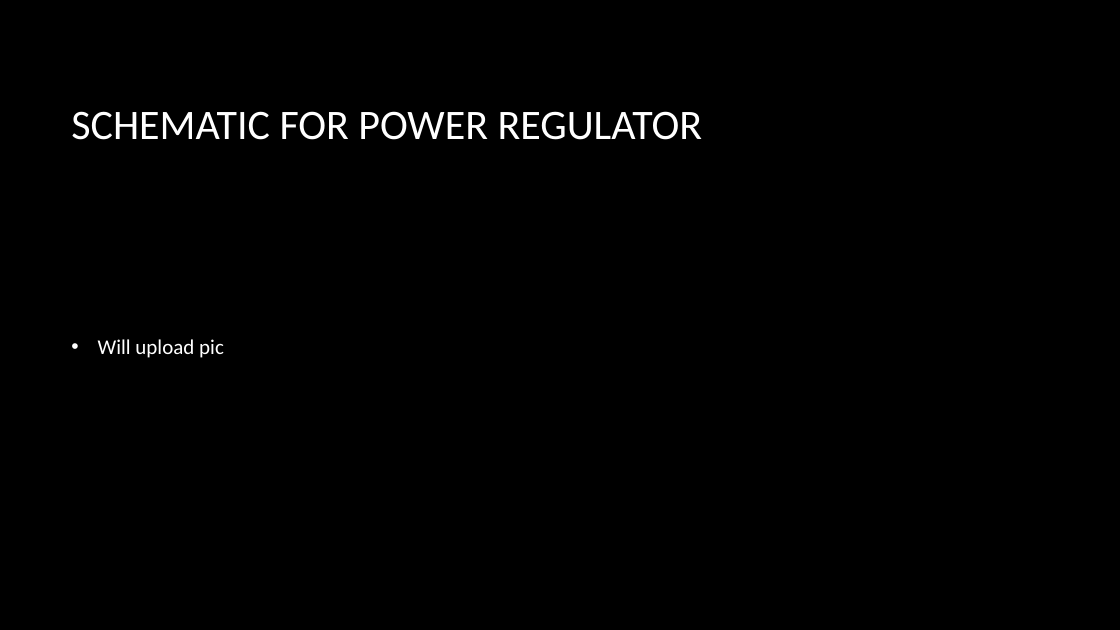
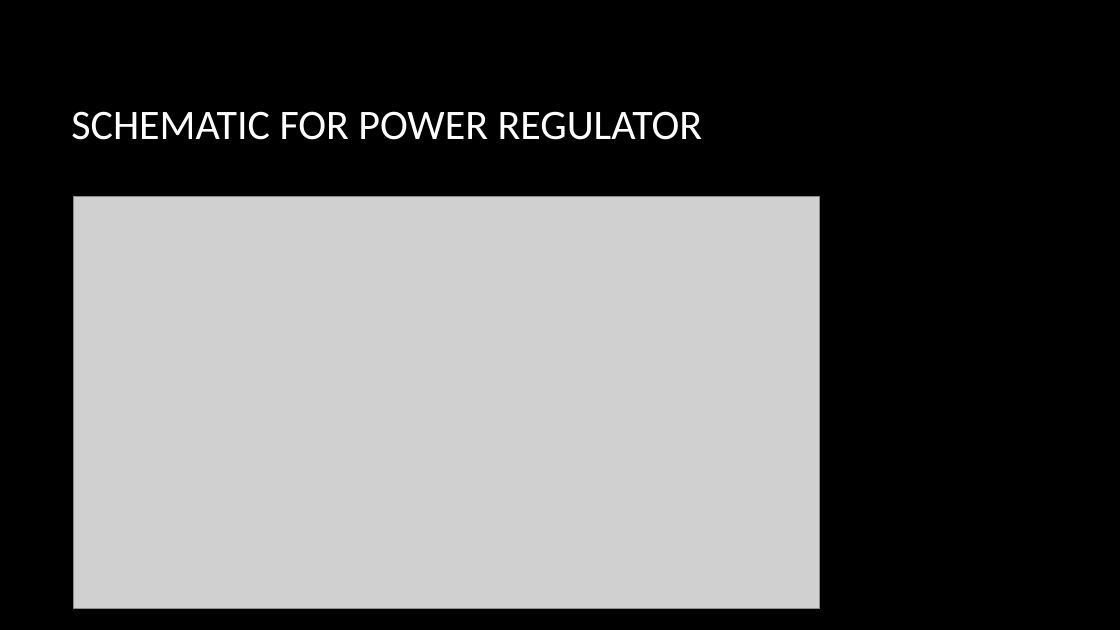
Before and after one commit to TheJonBovi/Pitch_Identifier, a slide deck: slide 6 of embedded C project .pptx. Drawn at 1120x630 pixels with LibreOffice and Linux fonts; fonts in the diff are those of the drawing; grey boxes stand for pictures; background and template pictures are left out. Boxes give left, top, right and bottom in pixels: in the first picture for what was removed or moved away, otherwise in the second. Text is boxed around its words. In the diff, an @@ line names an element or a change of style, - is before the commit and + after.

Commit message:
updated ppt to include schematics
:fu: :grin:

```diff
--- a/embedded C project .pptx
+++ b/embedded C project .pptx
@@ picture added at box(74, 197, 820, 608) @@
@@ text removed at box(98, 339, 224, 358) @@
-• Will upload pic
```
Also in this commit, not shown: 5 other slides changed, 1 slide added.
